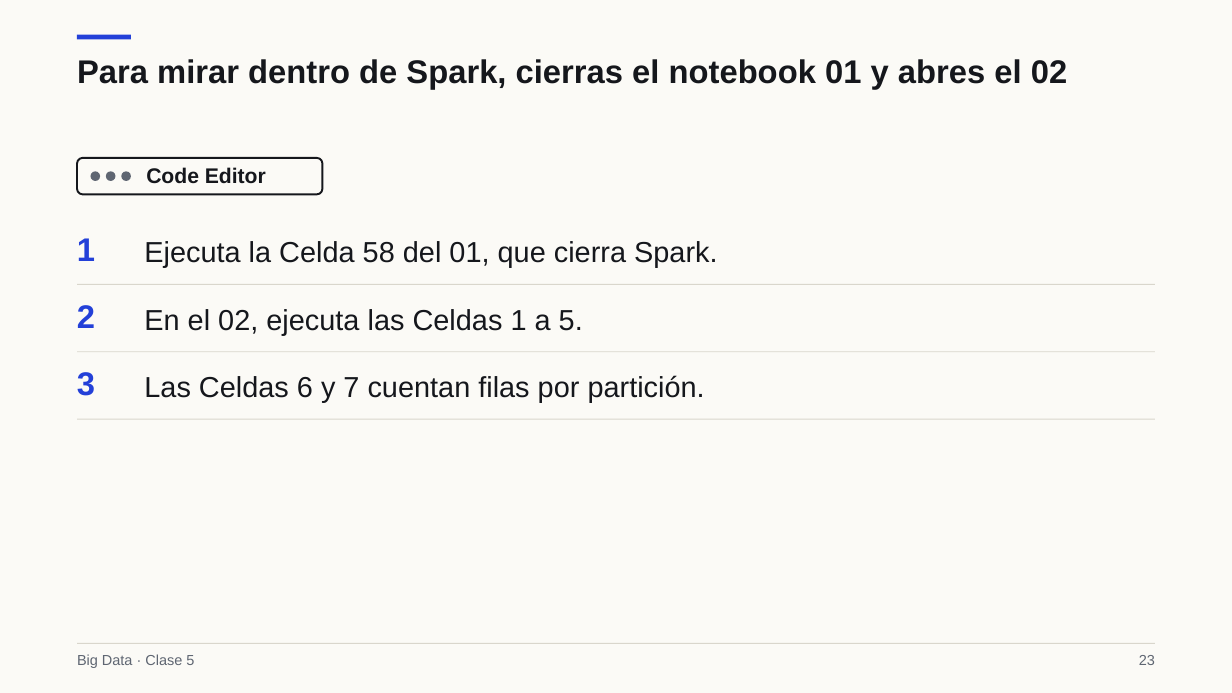
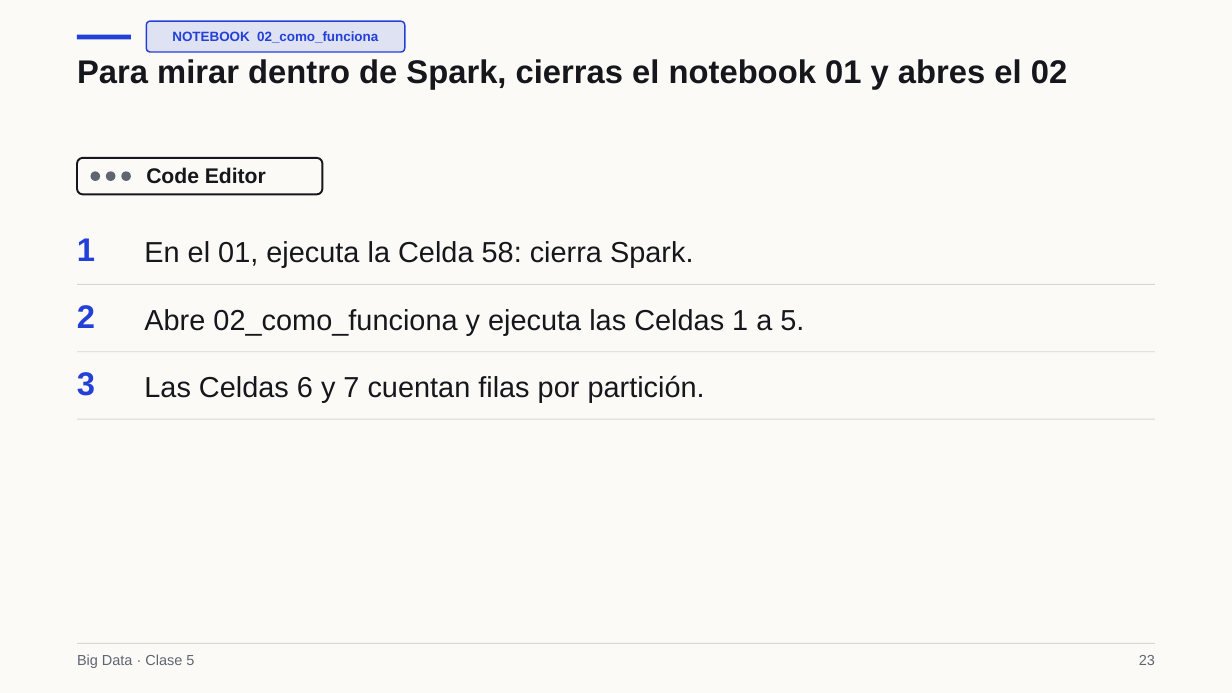
Before and after one commit to Apaezc/bigdata-udem-2026, a slide deck: slide 23 of curso/clase05/deck/slides.pptx. Drawn at 1232x693 pixels with LibreOffice and Linux fonts; fonts in the diff are those of the drawing. Boxes give left, top, right and bottom in pixels: in the first picture for what was removed or moved away, otherwise in the second. Text is boxed around its words. In the diff, an @@ line names an element or a change of style, - is before the commit and + after.

```diff
--- a/curso/clase05/deck/slides.pptx
+++ b/curso/clase05/deck/slides.pptx
@@ rounded rectangle added at [146, 21, 405, 52], fill #DFE2F2, outline #2340D8 1.12 pt @@
@@ text added at [172, 31, 378, 43], 10.5 pt, text #2340D8, bold @@
+NOTEBOOK 02_como_funciona
@@ text at [144, 241, 694, 268]: text changed @@
-Ejecuta la Celda 58 del 01, que cierra Spark.
+En el 01, ejecuta la Celda 58: cierra Spark.
@@ text at [144, 309, 804, 335]: text changed @@
-En el 02, ejecuta las Celdas 1 a 5.
+Abre 02_como_funciona y ejecuta las Celdas 1 a 5.
```
Also in this commit, not shown: 26 other slides changed, 1 slide added, 1 slide removed, 13 other files.
